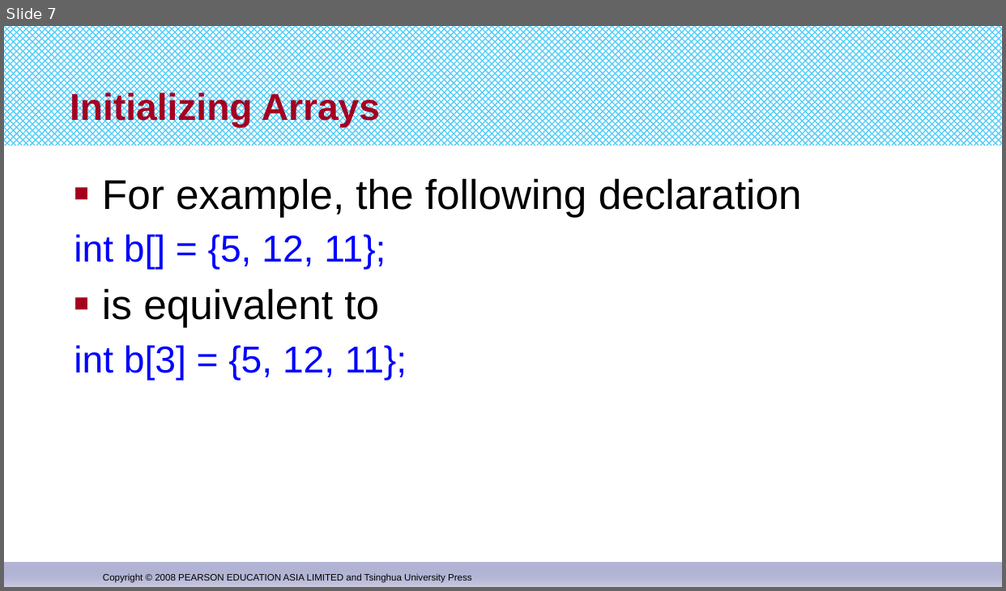
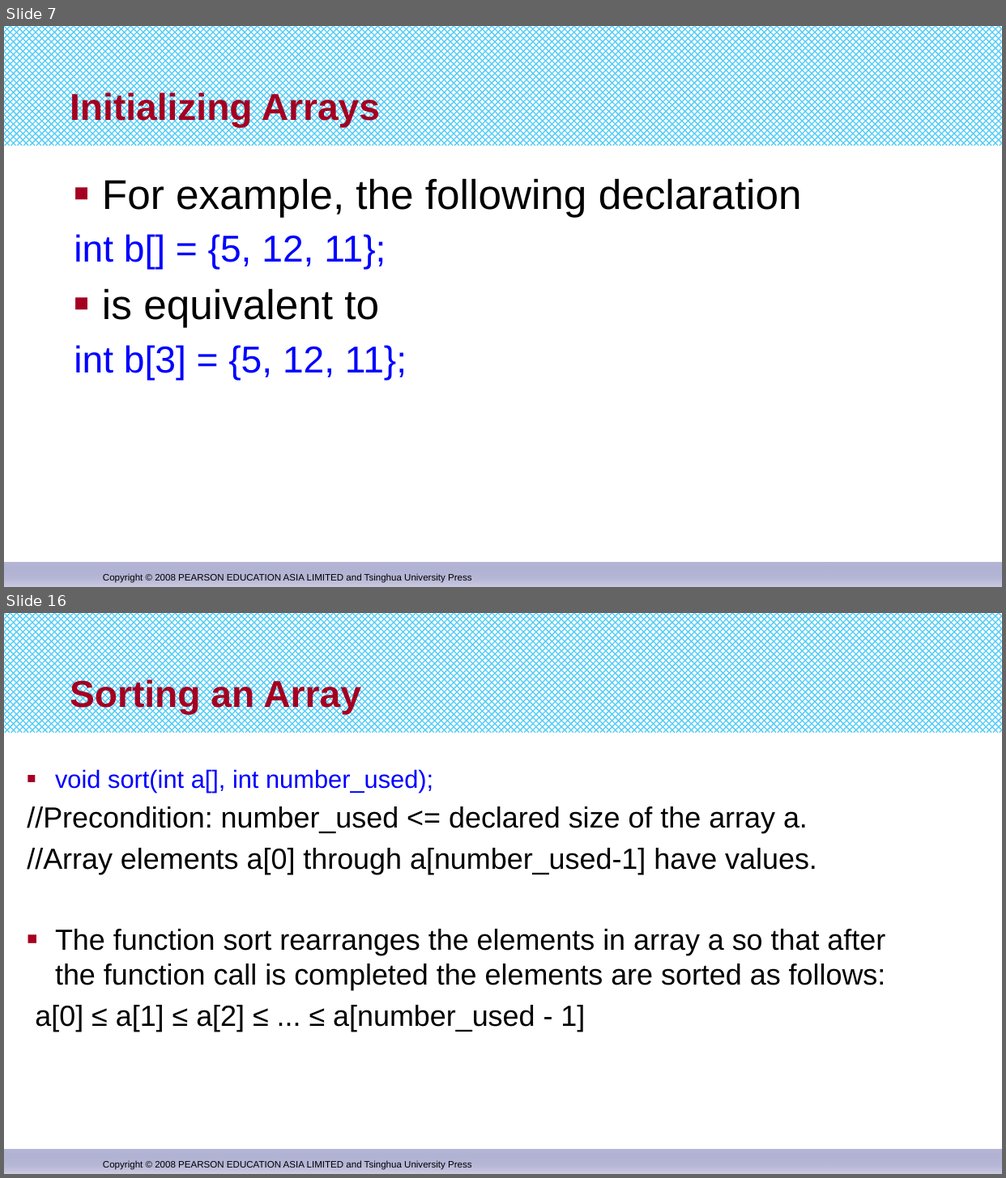
Before and after one commit to djuanbei/CPLUSPLUS, a slide deck: ppt/chapter 7.pptx. Shown one above the other, each under a label of ours: slide 7 before the commit, slides 7 and 16 after it; the slides between them are not shown. The pictures are 1006x591 and 1006x1178 pixels, drawn with LibreOffice and Linux fonts; fonts in the diff are those of the drawing. Boxes give left, top, right and bottom in pixels: in the first picture for what was removed or moved away, otherwise in the second. Text is boxed around its words. In the diff, an @@ line names an element or a change of style, - is before the commit and + after.

```diff
--- a/ppt/chapter 7.pptx
+++ b/ppt/chapter 7.pptx
@@ slide 16 added at <box>4,613,1002,1174</box>, background #FFFFFF; not listed: 3 template elements that a slide beside it also shows @@
@@ title added at <box>70,678,361,715</box>, 36 pt, text #A50021, bold @@
+Sorting an Array
@@ text added at <box>27,769,886,1032</box>, 28 pt, text #000000 @@
+■ void sort(int a[], int number_used);
+//Precondition: number_used <= declared size of the array a.
+//Array elements a[0] through a[number_used-1] have values.
+■ The function sort rearranges the elements in array a so that after the function call is completed the elements are sorted as follows:
+a[0] ≤ a[1] ≤ a[2] ≤ ... ≤ a[number_used - 1]
```
Also in this commit, not shown: 16 other slides added, 2 other files.
